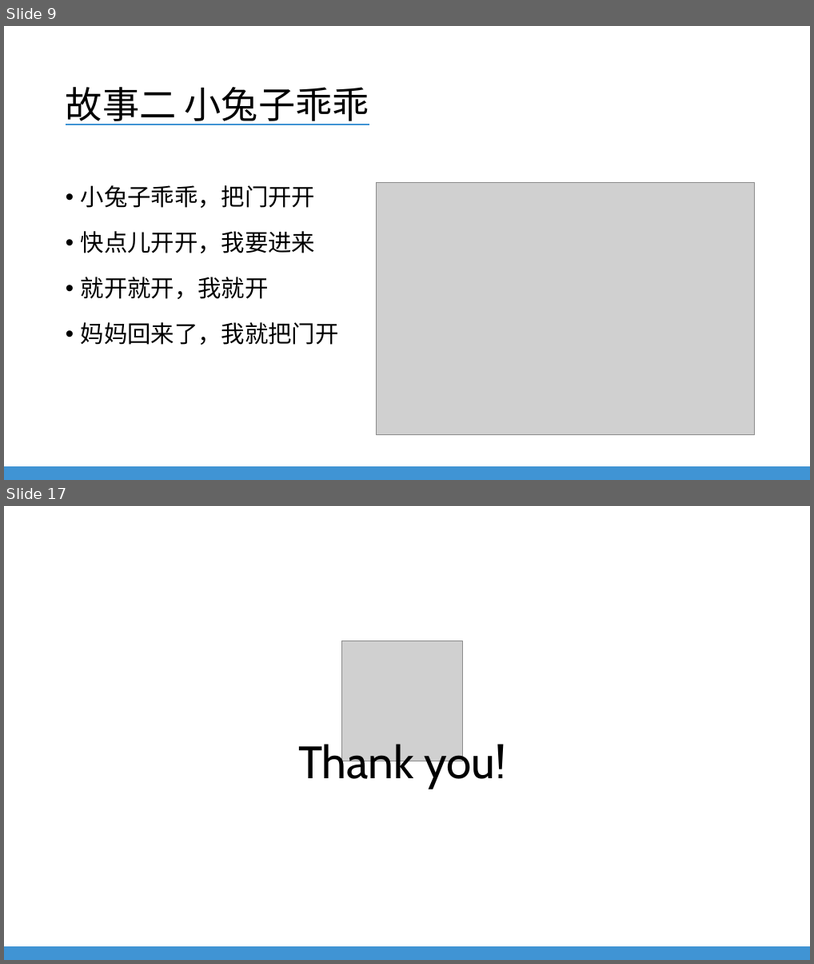
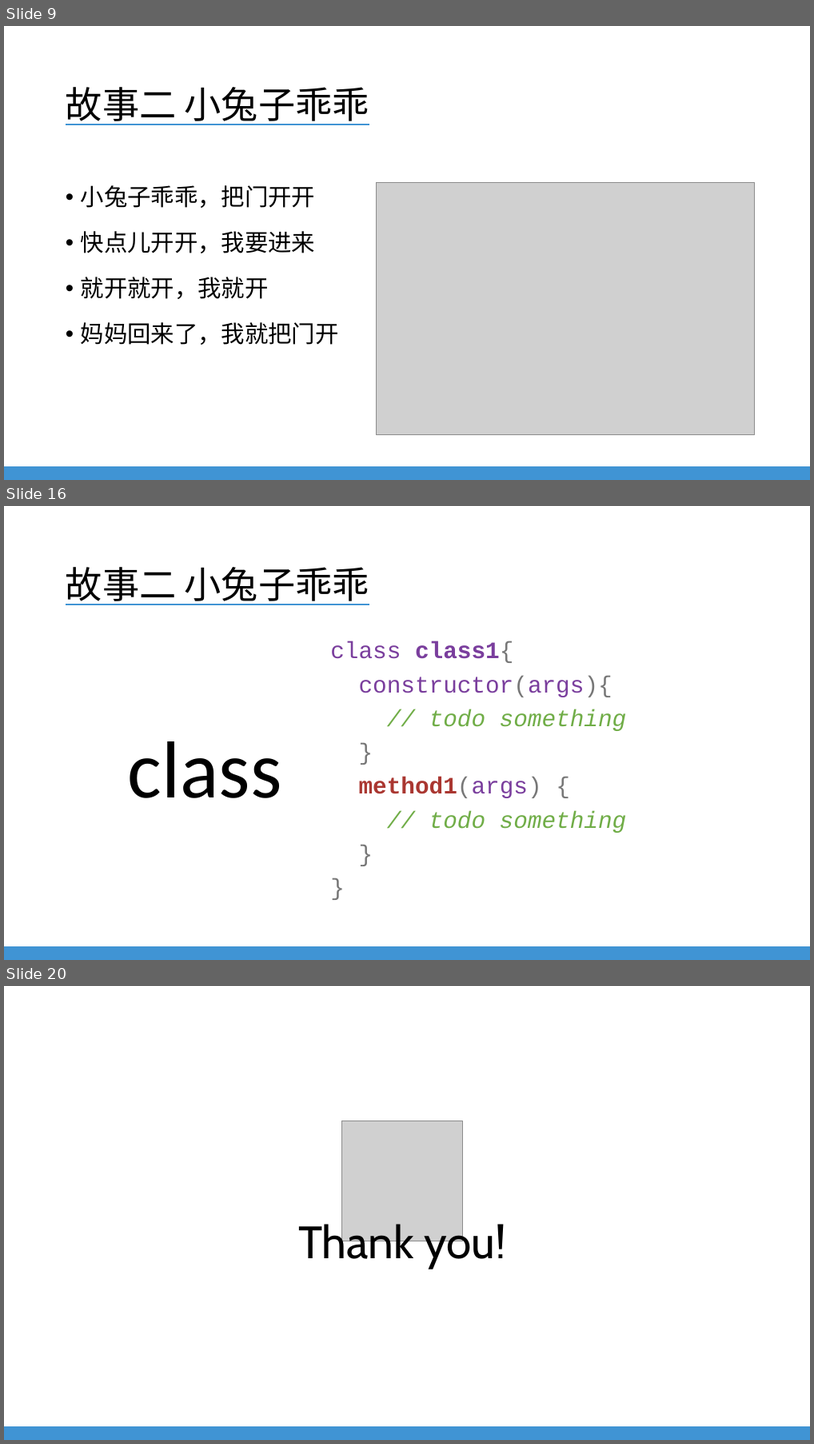
Before and after one commit to EverDoc/NLU, a slide deck: NLU Training - Javascript For QA.pptx. Shown one above the other, each under a label of ours: slides 9 and 17 before the commit, slides 9, 16 and 20 after it; the slides between them are not shown. The pictures are 814x964 and 814x1444 pixels, drawn with LibreOffice and Linux fonts; fonts in the diff are those of the drawing; grey boxes stand for pictures; background and template pictures are left out. Boxes give left, top, right and bottom in pixels: in the first picture for what was removed or moved away, otherwise in the second. Text is boxed around its words. In the diff, an @@ line names an element or a change of style, - is before the commit and + after.

```diff
--- a/NLU Training - Javascript For QA.pptx
+++ b/NLU Training - Javascript For QA.pptx
@@ slide 16 added at (x1=4, y1=506, x2=810, y2=960), background #FFFFFF; not listed: 1 template element that a slide beside it also shows @@
@@ title added at (x1=66, y1=567, x2=370, y2=605), 44 pt, text #000000, underline @@
+故事二 小兔子乖乖
@@ text added at (x1=330, y1=641, x2=627, y2=832), 28 pt, text #7A3E9D @@
+class class1{
+constructor(args){
+// todo something
+}
+method1(args) {
+// todo something
+}
+}
@@ text added at (x1=128, y1=741, x2=282, y2=798), 96 pt, text #000000 @@
+class
@@ what was slide 17 is now slide 20 @@
```
Also in this commit, not shown: 9 other slides added, 7 slides removed.
